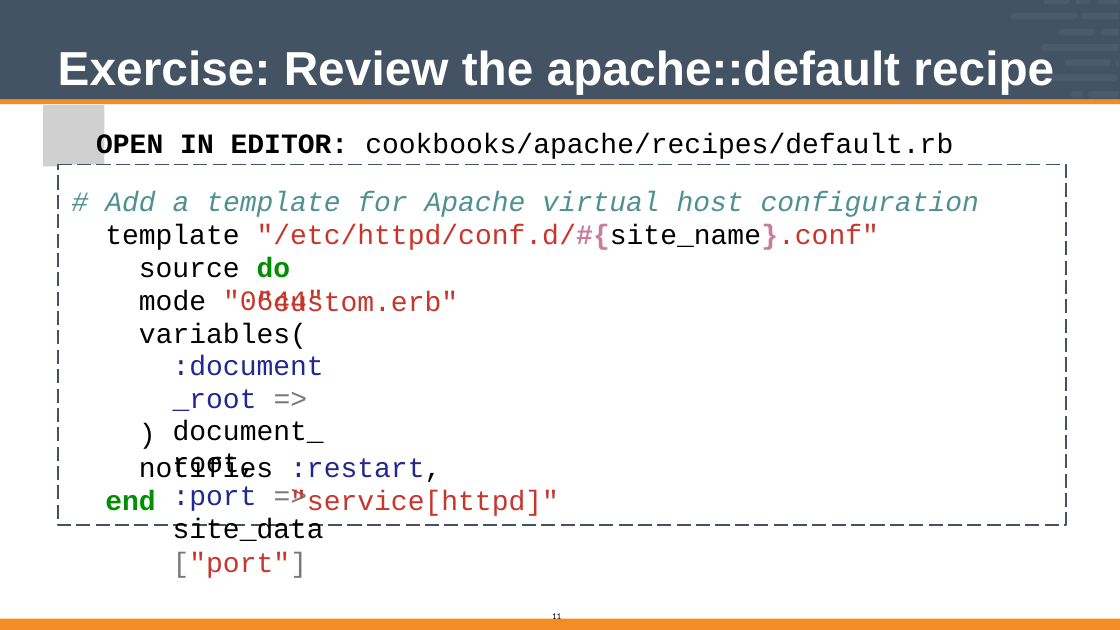
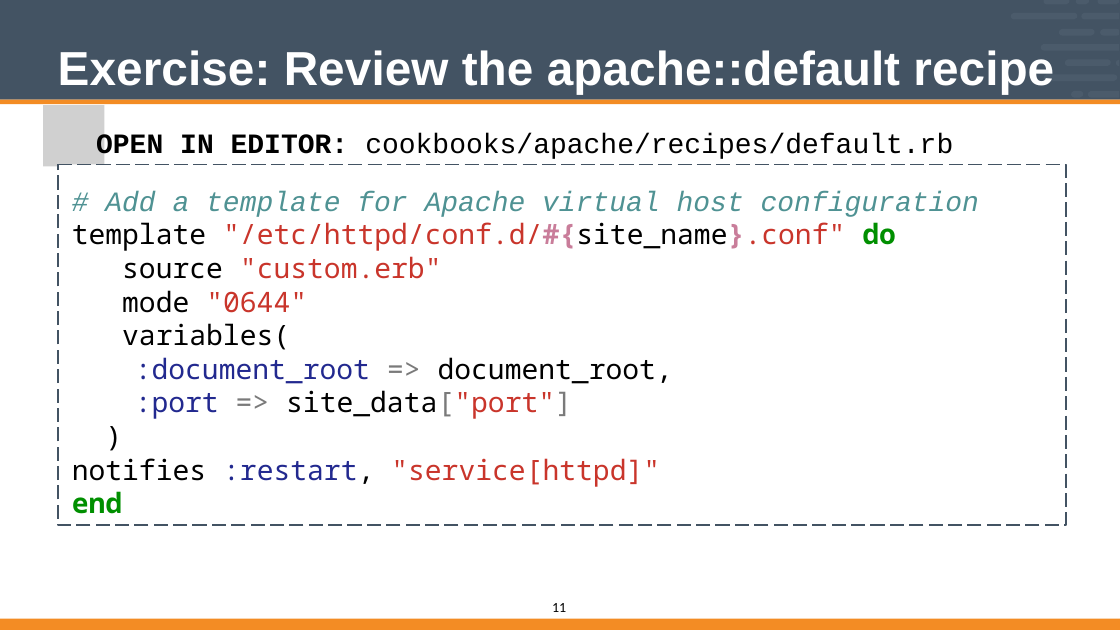
Before and after one commit to vinyar/chef-intermediate, a slide deck: slide 11 of Modules/04-Chef_Intermediate.pptx. Drawn at 1120x630 pixels with LibreOffice and Linux fonts; fonts in the diff are those of the drawing; grey boxes stand for pictures. Boxes give left, top, right and bottom in pixels: in the first picture for what was removed or moved away, otherwise in the second. Text is boxed around its words. In the diff, an @@ line names an element or a change of style, - is before the commit and + after.

```diff
--- a/Modules/04-Chef_Intermediate.pptx
+++ b/Modules/04-Chef_Intermediate.pptx
@@ text added at bbox=[72, 191, 979, 514], 32 pt, text #000000 @@
+# Add a template for Apache virtual host configuration
+template "/etc/httpd/conf.d/#{site_name}.conf" do
+source "custom.erb"
+mode "0644"
+variables(
+:document_root => document_root,
+:port => site_data["port"]
+)
+notifies :restart, "service[httpd]"
+end
@@ text removed at bbox=[105, 224, 240, 278] @@
-template source
@@ text removed at bbox=[257, 224, 879, 312] @@
-"/etc/httpd/conf.d/#{site_name}.conf" do
-"custom.erb"
@@ text removed at bbox=[139, 290, 324, 578] @@
-mode "0644" variables(
-:document_root => document_root,
-:port => site_data["port"]
@@ text removed at bbox=[105, 457, 273, 511] @@
-)
-notifies
-end
@@ text removed at bbox=[290, 458, 559, 516] @@
-:restart, "service[httpd]"
@@ page number: place and size @@
-page number at bbox=[552, 612, 561, 622]
+page number at bbox=[552, 603, 566, 612]
@@ page number at bbox=[552, 603, 566, 612]: size 10 to 16 pt @@
```
Also in this commit, not shown: 55 other slides changed.
